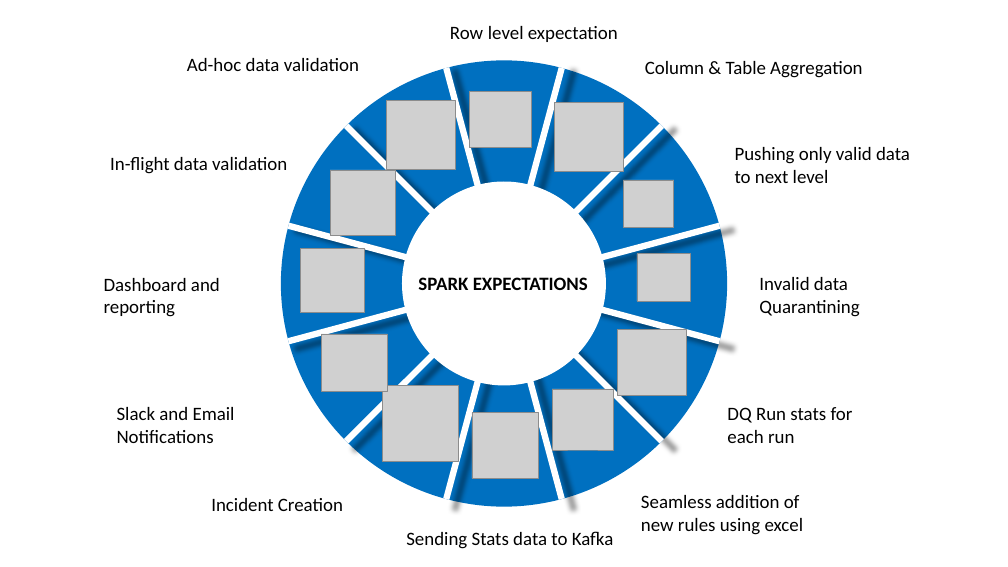
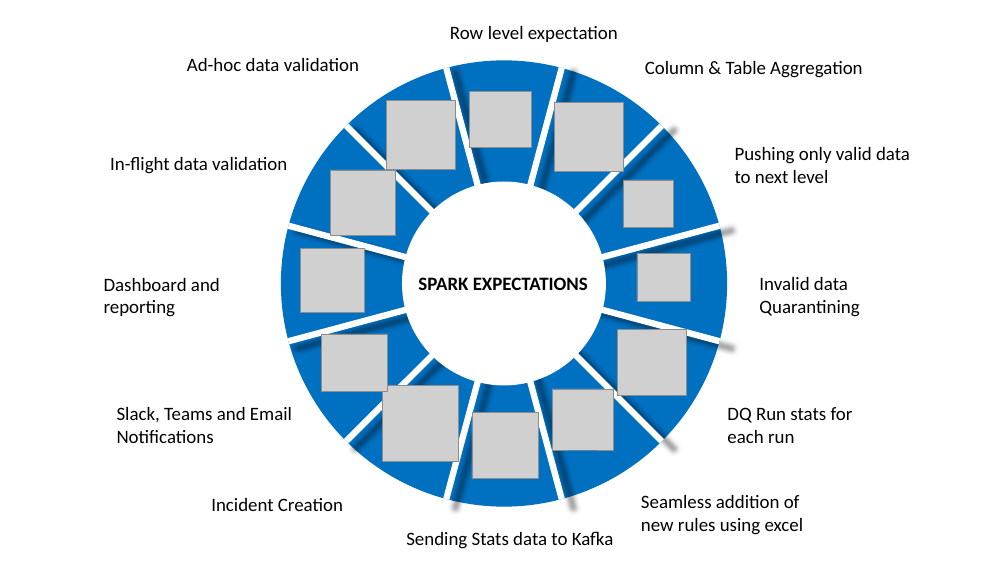
Before and after one commit to Nike-Inc/spark-expectations, a slide deck: slide 2 of docs/se_diagrams/spark_expectations_flow_and_feature.pptx. Drawn at 1008x567 pixels with LibreOffice and Linux fonts; fonts in the diff are those of the drawing; grey boxes stand for pictures. Boxes give left, top, right and bottom in pixels: in the first picture for what was removed or moved away, otherwise in the second. Text is boxed around its words. In the diff, an @@ line names an element or a change of style, - is before the commit and + after.

Commit message:
changed features.png - added Teams in notification part added teams_plugin.md, made changes in se_flow_and_feature.pptx

```diff
--- a/docs/se_diagrams/spark_expectations_flow_and_feature.pptx
+++ b/docs/se_diagrams/spark_expectations_flow_and_feature.pptx
@@ text at [117,407,292,443]: text changed @@
-Slack and Email Notifications
+Slack, Teams and Email Notifications
```
Also in this commit, not shown: 2 other files.
